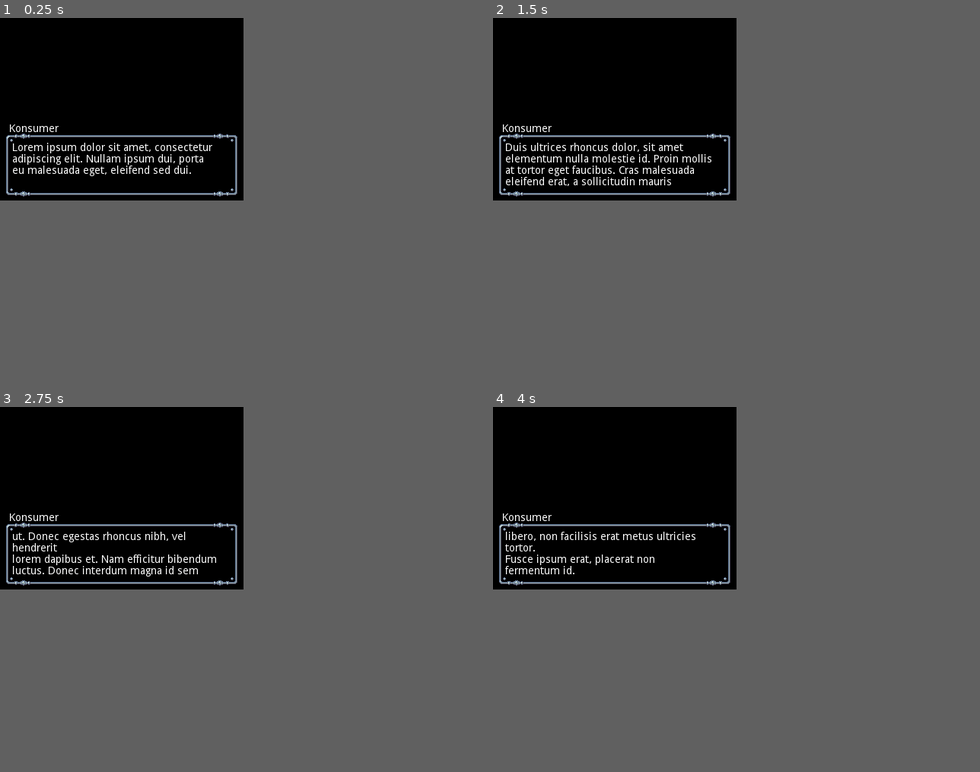
Above: before the commit, frames 1-4 (two rows, left to right).
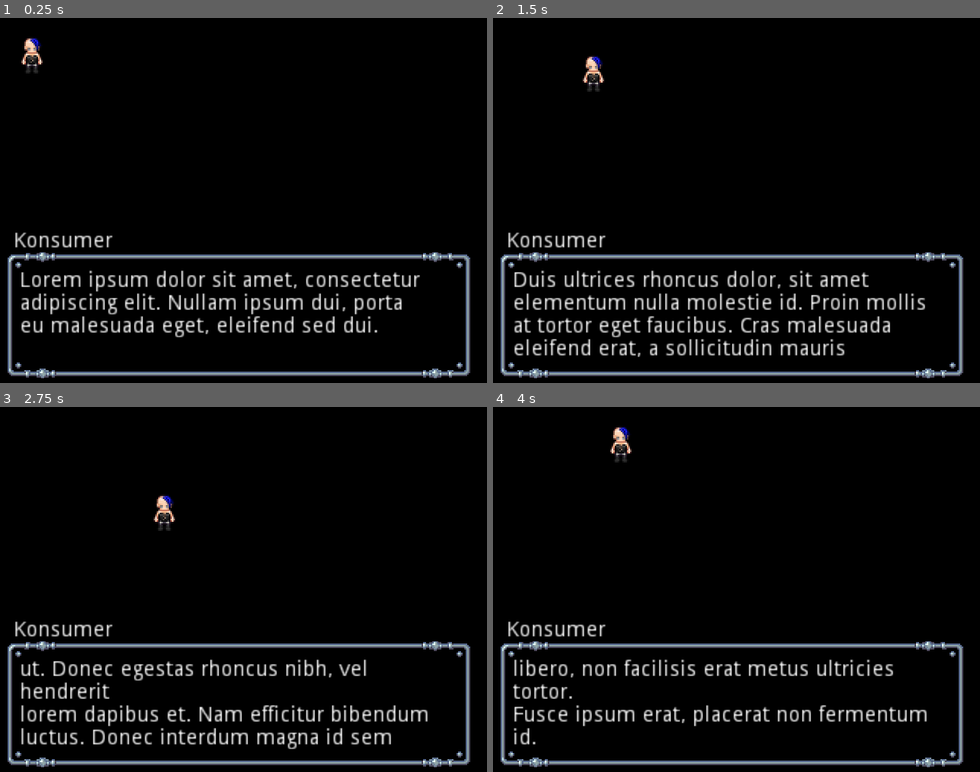
Above: after the commit, the same moments.

Repository: notnullgames/lol
Game: Godot game, scene res://maps/Demo.tscn
Same seed, same stepped clock (60 frames per second), same inputs: the game is played once before the commit and once after it.
Inputs:
- Up to frame 1 (0.25 s): no input
- Up to frame 2 (1.5 s): tap Enter at 0.5 s; hold Right (ui_right) 0.53-1.28 s; tap Z (ui_accept) at 0.77 s; hold Down (ui_down) from 1.28 s (still down)
- Up to frame 3 (2.75 s): tap Z (ui_accept) at 1.52 s; release Down (ui_down) at 2.03 s; hold Right (ui_right) from 2.03 s (still down)
- Up to frame 4 (4 s): release Right (ui_right) at 2.78 s; hold Up (ui_up) 2.78-3.53 s; tap Z (ui_accept) at 3.02, 3.77 s; hold Left (ui_left) from 3.53 s (still down)
The window is 320x240 before the commit and 640x480 after it. Grey fills any space a smaller window leaves; there, only what the larger window draws over its background counts as a difference.

The runs differ from the first frame. In frame 1, 10% of the frame differs, in the area x 1-97%, y 5-99%; in frame 2, 11%, in the area x 1-97%, y 10-99%; in frame 3, 10%; in frame 4, 8.7%.

Commit message:
more assets, getting my bearings

Diff:
--- a/DialogControl.gd
+++ b/DialogControl.gd
@@ -20,8 +20,6 @@
 
 func _ready():
 	self.visible = false
-	# hide the scrollbar, but keep scroll behavior
-	$NinePatchRect/Text.get_child(0).rect_scale.x = 0
 
 # this is exposed for Global.show_dialog
 func show_dialog(name, text, name_align):
--- a/Global.gd
+++ b/Global.gd
@@ -1,4 +1,4 @@
-extends Control
+extends Node2D
 
 var current_scene = null
 
--- a/Global.tscn
+++ b/Global.tscn
@@ -4,29 +4,16 @@
 [ext_resource path="res://images/window.9.png" type="Texture" id=2]
 [ext_resource path="res://DialogControl.gd" type="Script" id=3]
 
-[node name="Global" type="Control"]
-anchor_left = 0.5
-anchor_top = 0.5
-anchor_right = 0.5
-anchor_bottom = 0.5
-margin_left = -160.0
-margin_top = -128.0
-margin_right = 160.0
-margin_bottom = 128.0
+[node name="Global" type="Node2D"]
+z_index = 10
+z_as_relative = false
 script = ExtResource( 1 )
-__meta__ = {
-"_edit_use_anchors_": false
-}
 
 [node name="DialogControl" type="Control" parent="."]
-anchor_left = 0.5
-anchor_top = 0.5
-anchor_right = 0.5
-anchor_bottom = 0.5
-margin_left = -160.03
-margin_top = 31.1624
-margin_right = 158.97
-margin_bottom = 117.162
+margin_left = 4.49011
+margin_top = 152.125
+margin_right = 310.49
+margin_bottom = 238.125
 script = ExtResource( 3 )
 __meta__ = {
 "_edit_group_": true,
@@ -44,9 +31,9 @@
 margin_bottom = 41.5
 texture = ExtResource( 2 )
 region_rect = Rect2( 1.05211, 1.42795, 191.737, 63.2099 )
-patch_margin_left = 35
+patch_margin_left = 36
 patch_margin_top = 14
-patch_margin_right = 34
+patch_margin_right = 33
 patch_margin_bottom = 13
 __meta__ = {
 "_edit_use_anchors_": false
@@ -63,6 +50,7 @@
 margin_bottom = 30.0
 bbcode_enabled = true
 tab_size = 2
+scroll_active = false
 __meta__ = {
 "_edit_use_anchors_": false
 }
--- a/maps/Demo.tscn
+++ b/maps/Demo.tscn
@@ -1,8 +1,178 @@
-[gd_scene load_steps=2 format=2]
+[gd_scene load_steps=41 format=2]
 
 [ext_resource path="res://maps/Demo.gd" type="Script" id=1]
-
-[node name="Node2D" type="Node2D"]
+[ext_resource path="res://images/hero.png" type="Texture" id=2]
+[ext_resource path="res://maps/Player.gd" type="Script" id=3]
+
+[sub_resource type="AtlasTexture" id=1]
+atlas = ExtResource( 2 )
+region = Rect2( 0, 0, 32, 32 )
+
+[sub_resource type="AtlasTexture" id=2]
+atlas = ExtResource( 2 )
+region = Rect2( 32, 0, 32, 32 )
+
+[sub_resource type="AtlasTexture" id=3]
+atlas = ExtResource( 2 )
+region = Rect2( 64, 0, 32, 32 )
+
+[sub_resource type="AtlasTexture" id=4]
+atlas = ExtResource( 2 )
+region = Rect2( 96, 0, 32, 32 )
+
+[sub_resource type="AtlasTexture" id=5]
+atlas = ExtResource( 2 )
+region = Rect2( 128, 0, 32, 32 )
+
+[sub_resource type="AtlasTexture" id=6]
+atlas = ExtResource( 2 )
+region = Rect2( 160, 0, 32, 32 )
+
+[sub_resource type="AtlasTexture" id=7]
+atlas = ExtResource( 2 )
+region = Rect2( 192, 0, 32, 32 )
+
+[sub_resource type="AtlasTexture" id=8]
+atlas = ExtResource( 2 )
+region = Rect2( 224, 0, 32, 32 )
+
+[sub_resource type="AtlasTexture" id=9]
+atlas = ExtResource( 2 )
+region = Rect2( 256, 0, 32, 32 )
+
+[sub_resource type="AtlasTexture" id=10]
+atlas = ExtResource( 2 )
+region = Rect2( 0, 96, 32, 32 )
+
+[sub_resource type="AtlasTexture" id=11]
+atlas = ExtResource( 2 )
+region = Rect2( 32, 96, 32, 32 )
+
+[sub_resource type="AtlasTexture" id=12]
+atlas = ExtResource( 2 )
+region = Rect2( 64, 96, 32, 32 )
+
+[sub_resource type="AtlasTexture" id=13]
+atlas = ExtResource( 2 )
+region = Rect2( 96, 96, 32, 32 )
+
+[sub_resource type="AtlasTexture" id=14]
+atlas = ExtResource( 2 )
+region = Rect2( 128, 96, 32, 32 )
+
+[sub_resource type="AtlasTexture" id=15]
+atlas = ExtResource( 2 )
+region = Rect2( 160, 96, 32, 32 )
+
+[sub_resource type="AtlasTexture" id=16]
+atlas = ExtResource( 2 )
+region = Rect2( 192, 96, 32, 32 )
+
+[sub_resource type="AtlasTexture" id=17]
+atlas = ExtResource( 2 )
+region = Rect2( 224, 96, 32, 32 )
+
+[sub_resource type="AtlasTexture" id=18]
+atlas = ExtResource( 2 )
+region = Rect2( 256, 96, 32, 32 )
+
+[sub_resource type="AtlasTexture" id=19]
+atlas = ExtResource( 2 )
+region = Rect2( 0, 64, 32, 32 )
+
+[sub_resource type="AtlasTexture" id=20]
+atlas = ExtResource( 2 )
+region = Rect2( 32, 64, 32, 32 )
+
+[sub_resource type="AtlasTexture" id=21]
+atlas = ExtResource( 2 )
+region = Rect2( 64, 64, 32, 32 )
+
+[sub_resource type="AtlasTexture" id=22]
+atlas = ExtResource( 2 )
+region = Rect2( 96, 64, 32, 32 )
+
+[sub_resource type="AtlasTexture" id=23]
+atlas = ExtResource( 2 )
+region = Rect2( 128, 64, 32, 32 )
+
+[sub_resource type="AtlasTexture" id=24]
+atlas = ExtResource( 2 )
+region = Rect2( 160, 64, 32, 32 )
+
+[sub_resource type="AtlasTexture" id=25]
+atlas = ExtResource( 2 )
+region = Rect2( 192, 64, 32, 32 )
+
+[sub_resource type="AtlasTexture" id=26]
+atlas = ExtResource( 2 )
+region = Rect2( 224, 64, 32, 32 )
+
+[sub_resource type="AtlasTexture" id=27]
+atlas = ExtResource( 2 )
+region = Rect2( 256, 64, 32, 32 )
+
+[sub_resource type="AtlasTexture" id=28]
+atlas = ExtResource( 2 )
+region = Rect2( 0, 32, 32, 32 )
+
+[sub_resource type="AtlasTexture" id=29]
+atlas = ExtResource( 2 )
+region = Rect2( 32, 32, 32, 32 )
+
+[sub_resource type="AtlasTexture" id=30]
+atlas = ExtResource( 2 )
+region = Rect2( 64, 32, 32, 32 )
+
+[sub_resource type="AtlasTexture" id=31]
+atlas = ExtResource( 2 )
+region = Rect2( 96, 32, 32, 32 )
+
+[sub_resource type="AtlasTexture" id=32]
+atlas = ExtResource( 2 )
+region = Rect2( 128, 32, 32, 32 )
+
+[sub_resource type="AtlasTexture" id=33]
+atlas = ExtResource( 2 )
+region = Rect2( 160, 32, 32, 32 )
+
+[sub_resource type="AtlasTexture" id=34]
+atlas = ExtResource( 2 )
+region = Rect2( 192, 32, 32, 32 )
+
+[sub_resource type="AtlasTexture" id=35]
+atlas = ExtResource( 2 )
+region = Rect2( 224, 32, 32, 32 )
+
+[sub_resource type="AtlasTexture" id=36]
+atlas = ExtResource( 2 )
+region = Rect2( 256, 32, 32, 32 )
+
+[sub_resource type="SpriteFrames" id=37]
+animations = [ {
+"frames": [ SubResource( 1 ), SubResource( 2 ), SubResource( 3 ), SubResource( 4 ), SubResource( 5 ), SubResource( 6 ), SubResource( 7 ), SubResource( 8 ), SubResource( 9 ) ],
+"loop": true,
+"name": "N",
+"speed": 5.0
+}, {
+"frames": [ SubResource( 10 ), SubResource( 11 ), SubResource( 12 ), SubResource( 13 ), SubResource( 14 ), SubResource( 15 ), SubResource( 16 ), SubResource( 17 ), SubResource( 18 ) ],
+"loop": true,
+"name": "E",
+"speed": 5.0
+}, {
+"frames": [ SubResource( 19 ), SubResource( 20 ), SubResource( 21 ), SubResource( 22 ), SubResource( 23 ), SubResource( 24 ), SubResource( 25 ), SubResource( 26 ), SubResource( 27 ) ],
+"loop": true,
+"name": "S",
+"speed": 5.0
+}, {
+"frames": [ SubResource( 28 ), SubResource( 29 ), SubResource( 30 ), SubResource( 31 ), SubResource( 32 ), SubResource( 33 ), SubResource( 34 ), SubResource( 35 ), SubResource( 36 ) ],
+"loop": true,
+"name": "W",
+"speed": 5.0
+} ]
+
+[node name="World" type="Node2D"]
+z_index = -1
 script = ExtResource( 1 )
 text = "Lorem ipsum dolor sit amet, consectetur
 adipiscing elit. Nullam ipsum dui, porta
@@ -19,3 +189,12 @@
 libero, non facilisis erat metus ultricies tortor.
 Fusce ipsum erat, placerat non fermentum id."
 dialog_name = "Konsumer"
+
+[node name="Player" type="KinematicBody2D" parent="."]
+script = ExtResource( 3 )
+
+[node name="AnimatedSprite" type="AnimatedSprite" parent="Player"]
+position = Vector2( 20.9361, 21.3816 )
+frames = SubResource( 37 )
+animation = "S"
+speed_scale = 2.0
--- /dev/null
+++ b/maps/Player.gd
@@ -0,0 +1,10 @@
+extends KinematicBody2D
+
+var velocity =  Vector2.ZERO
+
+func _physics_process(delta):
+	var input_vector = Vector2.ZERO
+	input_vector.x = Input.get_action_strength("ui_right") - Input.get_action_strength("ui_left")
+	input_vector.y = Input.get_action_strength("ui_down") - Input.get_action_strength("ui_up")
+	velocity = input_vector
+	move_and_collide(velocity)
--- a/project.godot
+++ b/project.godot
@@ -38,6 +38,9 @@
 window/size/width=320
 window/size/height=240
 window/size/resizable=false
+window/size/test_width=1280
+window/size/test_height=960
+window/stretch/mode="2d"
 
 [editor_plugins]
 
@@ -125,6 +128,10 @@
 quality/subsurface_scattering/quality=0
 environment/default_clear_color=Color( 0, 0, 0, 1 )
 
+[tiled_importer]
+
+enable_json_format=true
+
 [world]
 
 2d/cell_size=32
Binary file added: images/Prison_C.png
Binary file added: images/WaterAndFire.png
Binary file added: images/ak&#039;s_assets.png
Binary file added: images/cyber-Interior-Furniture.png
Binary file added: images/hero.png
Binary file added: images/hospital.png
Binary file added: images/npc1.png
Binary file added: images/terrain.png
